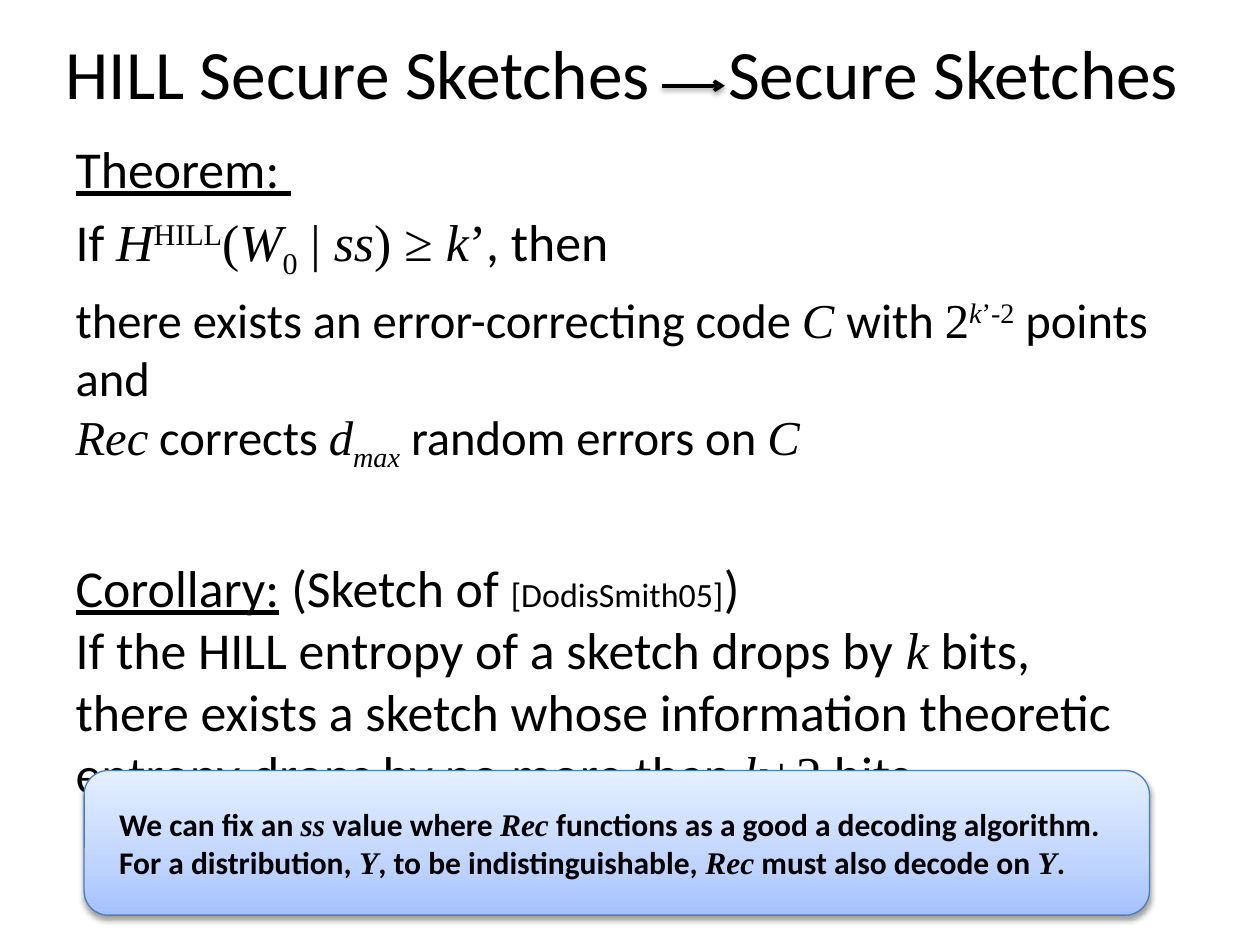
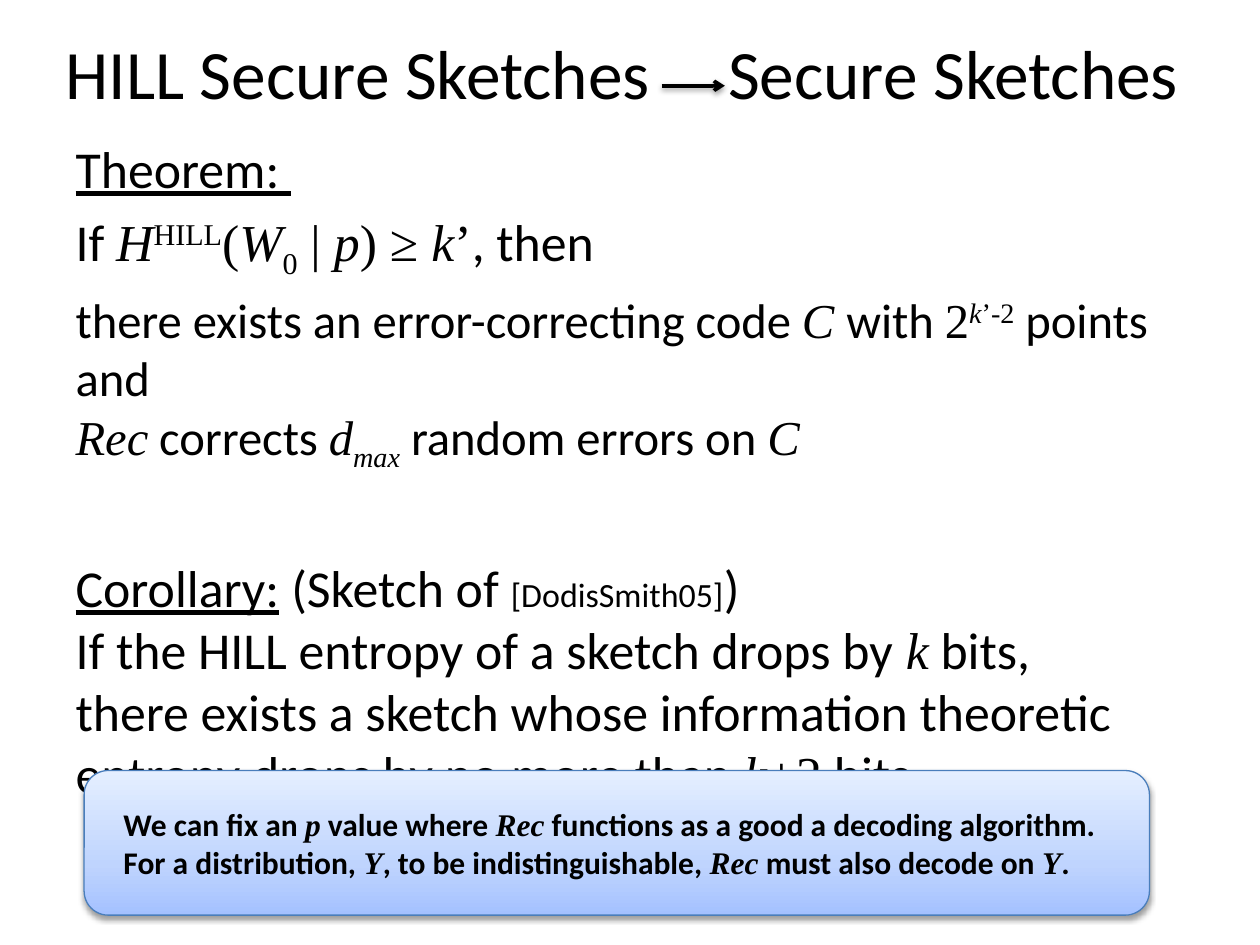
Before and after one commit to xianruimeng/comp-fuzzy-ext, a slide deck: slide 14 of ComputationalFuzzyExtractors.pptx. Drawn at 1260x945 pixels with LibreOffice and Linux fonts; fonts in the diff are those of the drawing. Boxes give left, top, right and bottom in pixels: in the first picture for what was removed or moved away, otherwise in the second. Text is boxed around its words. In the diff, an @@ line names an element or a change of style, - is before the commit and + after.

```diff
--- a/ComputationalFuzzyExtractors.pptx
+++ b/ComputationalFuzzyExtractors.pptx
@@ text at (76,225,593,271): text changed @@
-If HHILL(W0 | ss) ≥ k’, then
+If HHILL(W0 | p) ≥ k’, then
@@ text in rounded rectangle at (123,814,1096,880): text changed @@
-We can fix an ss value where Rec functions as a good a decoding algorithm.
-For a distribution, Y, to be indistinguishable, Rec must also decode on Y.
+We can fix an p value where Rec functions as a good a decoding algorithm.
+For a distribution, Y, to be indistinguishable, Rec must also decode on Y.
```
Also in this commit, not shown: 11 other slides changed, 2 slides added.
